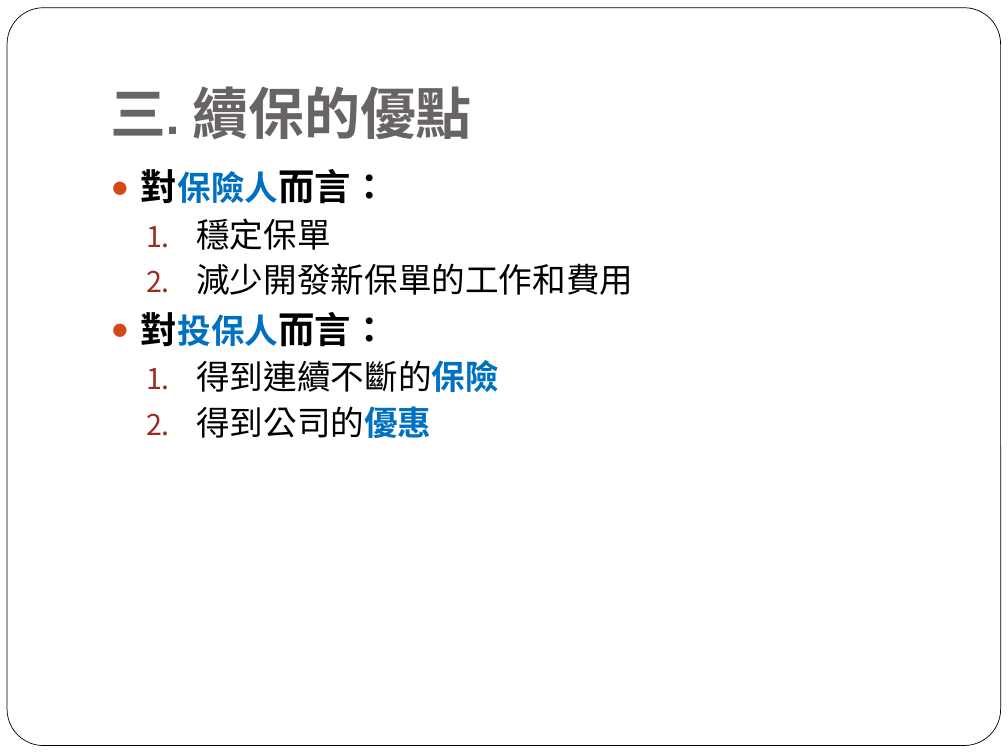
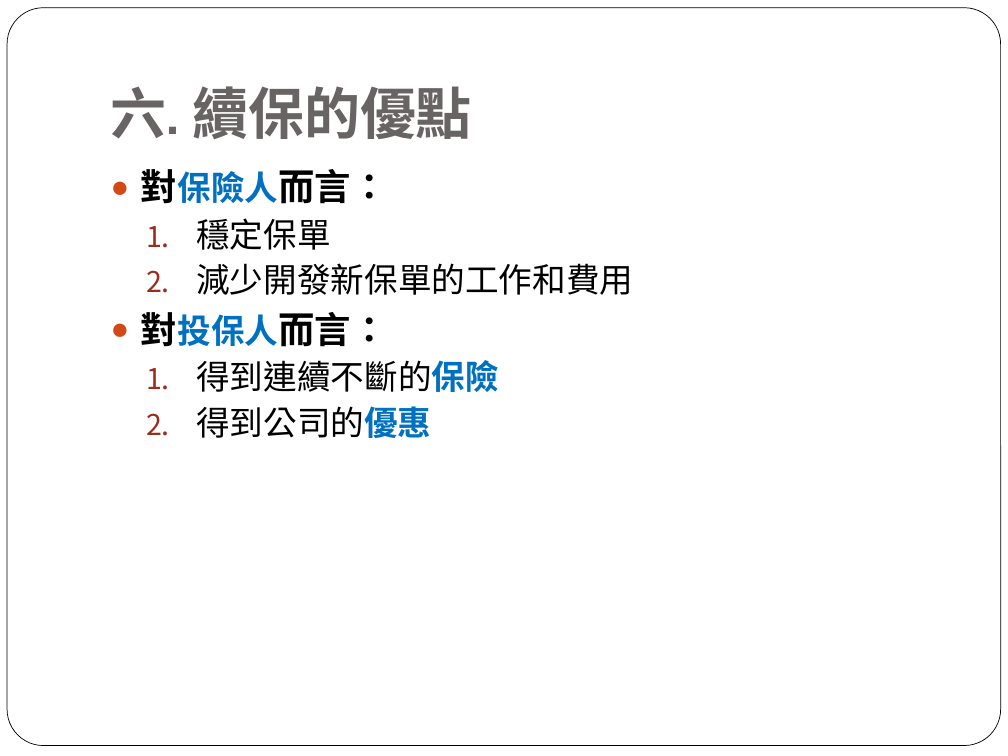
Before and after one commit to tale123456789/Resource, a slide deck: slide 11 of 續保作業.pptx (slide 5 before the commit). Drawn at 1008x756 pixels with LibreOffice and Linux fonts; fonts in the diff are those of the drawing. Boxes give left, top, right and bottom in pixels: in the first picture for what was removed or moved away, otherwise in the second. Text is boxed around its words. In the diff, an @@ line names an element or a change of style, - is before the commit and + after.

```diff
--- a/續保作業.pptx
+++ b/續保作業.pptx
@@ title at <box>111,86,472,139</box>: text changed @@
-三. 續保的優點
+六. 續保的優點
```
Also in this commit, not shown: 3 other slides changed, 6 slides added.
